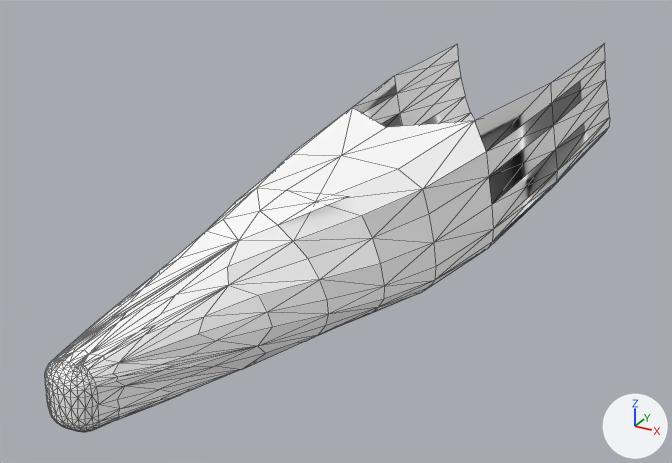
Two versions of the OBJ model data/models/erj195_flap_r_1.obj, one commit apart.
Before and after are seen from a 50 mm camera at (3.955, -2.365, 0.245) aimed at (3.239, -1.062, -0.407). Arrows for +X, +Y and +Z are at lower right; the lights stay in place. The first picture is the older version. Mesh edges are drawn as thin lines. Where no turn or scale is listed for an object, it has been applied to the vertices.

Objects in the first picture: 'erj195_flap_r_1'.
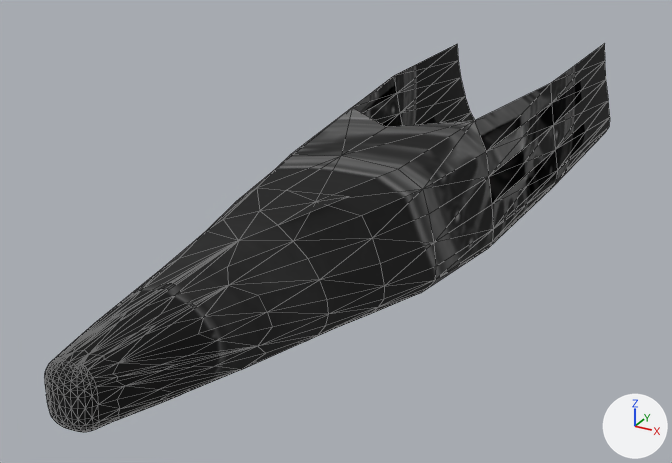
Edits to the bpy script that builds the scene:
```text
Add img_erj_wing_png:
    img_erj_wing_png = load_image('ERJ-wing.png', 'ERJ-wing.png', 1024, 1024, 'sRGB')
Add mat_mat1_erj_wing:
    mat_mat1_erj_wing = principled_material('mat1_ERJ-wing')
    mat_mat1_erj_wing.texture = img_erj_wing_png
    mat_mat1_erj_wing.roughness = 1.0
Change me_erj195_flap_r_1:
    where me_erj195_flap_r_1.from_pydata(...)  # 472 vertices, 994 faces; spans x 3.12..3.5, y -1.79..-0.19, z -0.48..-0.21
    remove me_erj195_flap_r_1.materials.append(mat_mat1)  # white #ffffff
    add me_erj195_flap_r_1.materials.append(mat_mat1_erj_wing)  # picture img_erj_wing_png
```

What differs and where, as boxes [x1, y1, x2, y2] in the pictures (672 x 463 px):
'erj195_flap_r_1', recoloured (white to black)
    both: [45, 43, 610, 432]
